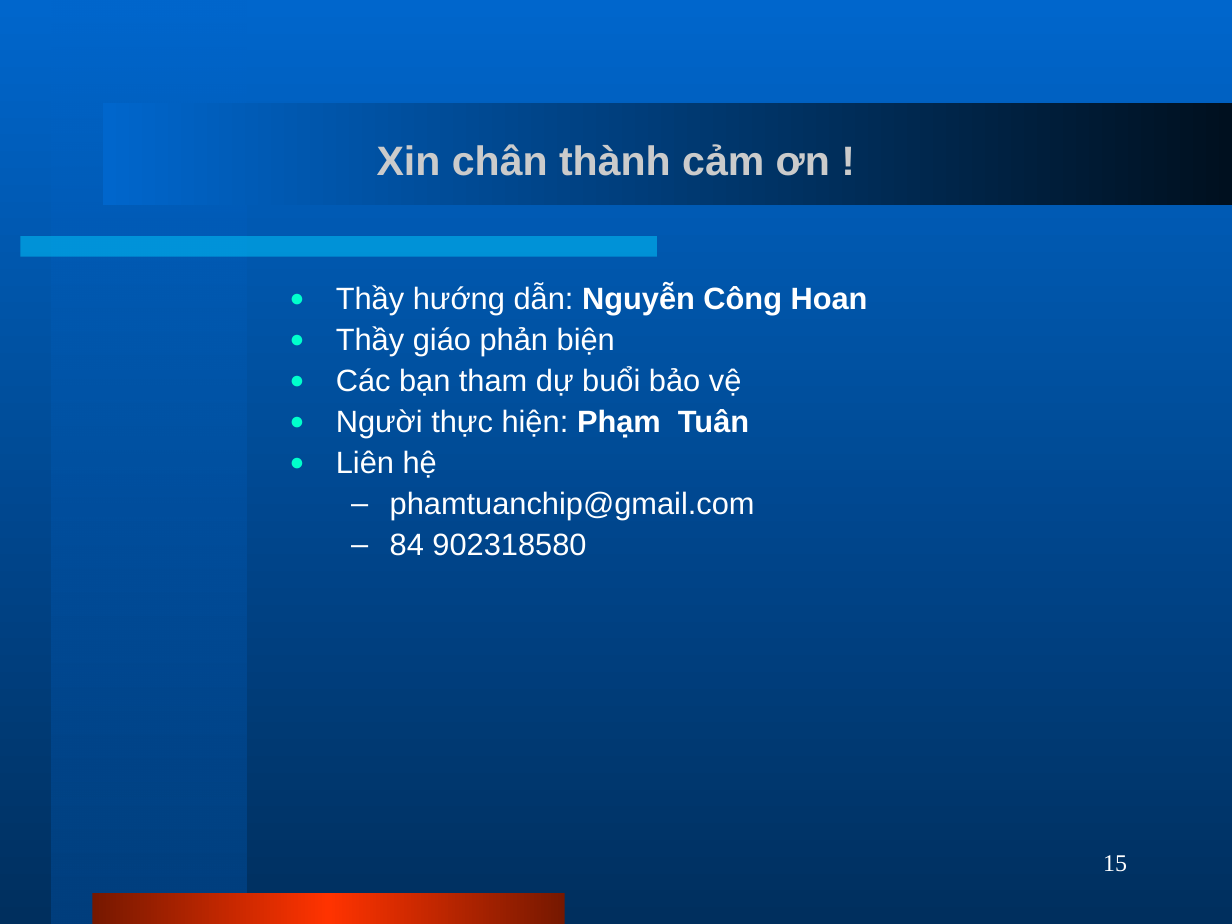
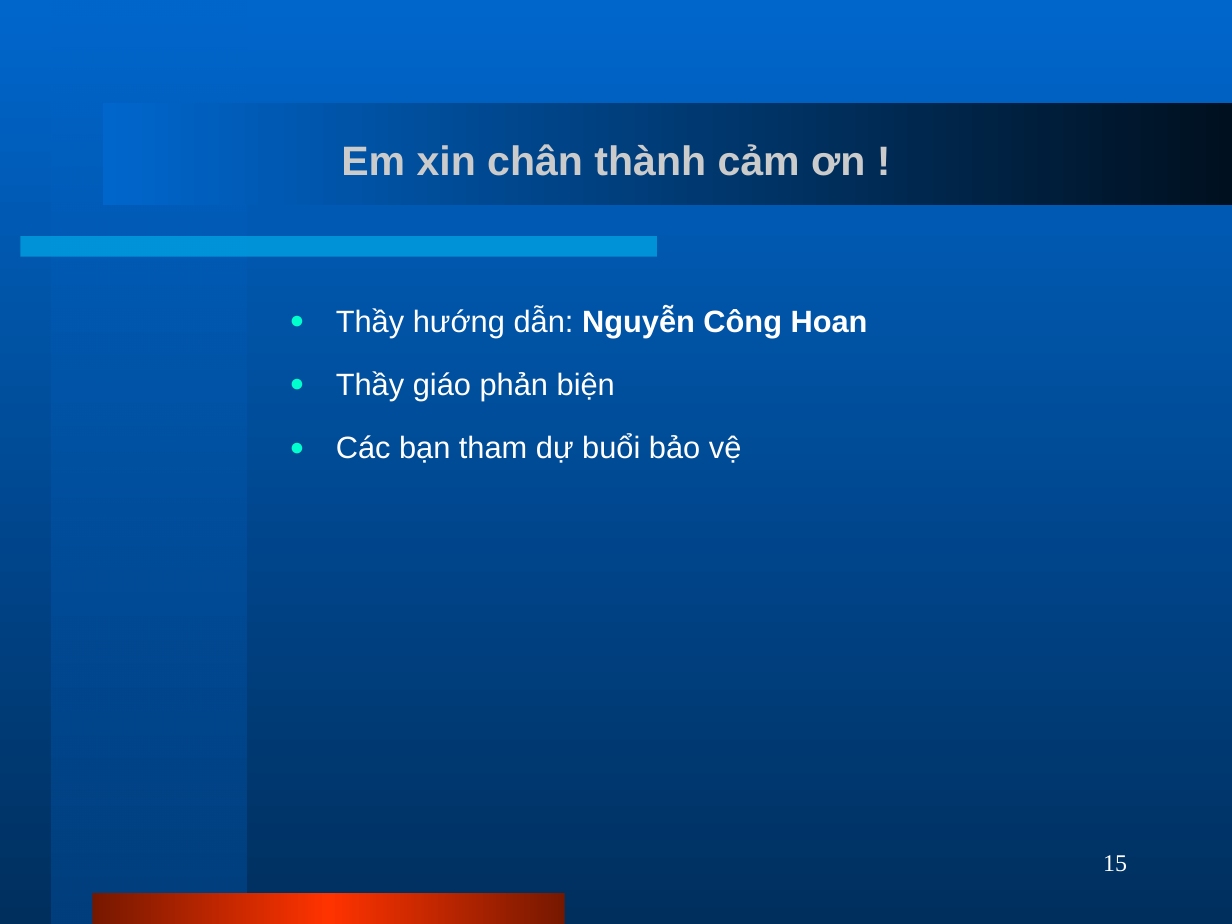
Before and after one commit to phamtuanchip/PHS, a slide deck: slide 15 of Documents/slides.ppt. Drawn at 1232x924 pixels with LibreOffice and Linux fonts; fonts in the diff are those of the drawing. Boxes give left, top, right and bottom in pixels: in the first picture for what was removed or moved away, otherwise in the second. Text is boxed around its words. In the diff, an @@ line names an element or a change of style, - is before the commit and + after.

```diff
--- a/Documents/slides.ppt
+++ b/Documents/slides.ppt
@@ title at [341, 144, 865, 176]: text changed @@
-Xin chân thành cảm ơn !
+Em xin chân thành cảm ơn !
@@ text "Thầy hướng dẫn: Nguyễn Công ..." at [336, 308, 868, 463]: line spacing 0.9 to 1.5 @@
@@ text at [336, 409, 755, 556]: paragraphs removed @@
-● Người thực hiện: Phạm Tuân
-● Liên hệ
-  – phamtuanchip@gmail.com
-  – 84 902318580
```
Also in this commit, not shown: 6 other slides changed.
